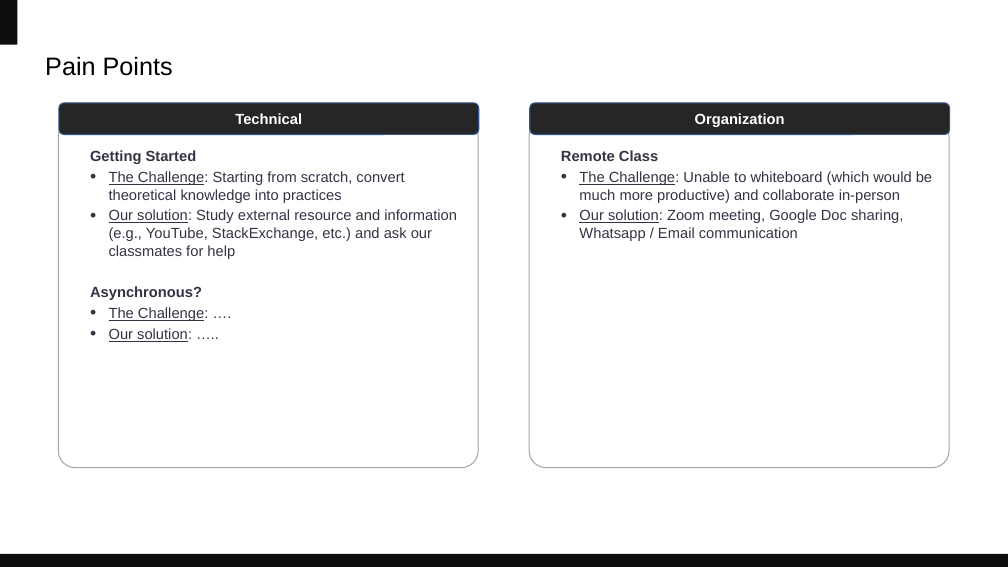
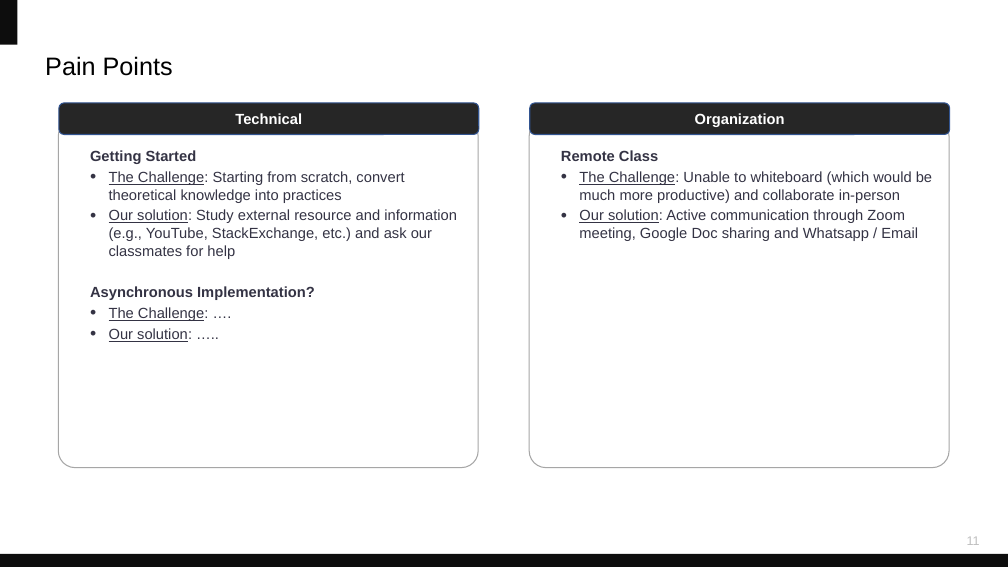
Before and after one commit to xguan5/Microservice---AuctionSite, a slide deck: slide 11 of MPCS51205_Group6_Presentation_v0.pptx. Drawn at 1008x567 pixels with LibreOffice and Linux fonts; fonts in the diff are those of the drawing. Boxes give left, top, right and bottom in pixels: in the first picture for what was removed or moved away, otherwise in the second. Text is boxed around its words. In the diff, an @@ line names an element or a change of style, - is before the commit and + after.

```diff
--- a/MPCS51205_Group6_Presentation_v0.pptx
+++ b/MPCS51205_Group6_Presentation_v0.pptx
@@ text in rounded rectangle at bbox=[579, 209, 918, 241]: text changed @@
-  • Our solution: Zoom meeting, Google Doc sharing, Whatsapp / Email communication
+  • Our solution: Active communication through Zoom meeting, Google Doc sharing and Whatsapp / Email
@@ text in rounded rectangle at bbox=[90, 286, 315, 300]: text changed @@
-  Asynchronous?
+  Asynchronous Implementation?
@@ page number added at bbox=[967, 537, 980, 545], 12 pt, text #BFBFBF @@
+11
```
Also in this commit, not shown: 12 other slides changed.
